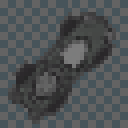
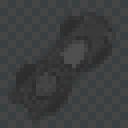
Comparing the layer stacks of the two w=128, h=128 images. Changes:
added layer "Layer 9" (60%) above "Car1 copy" over (0, 0, 128, 128)
